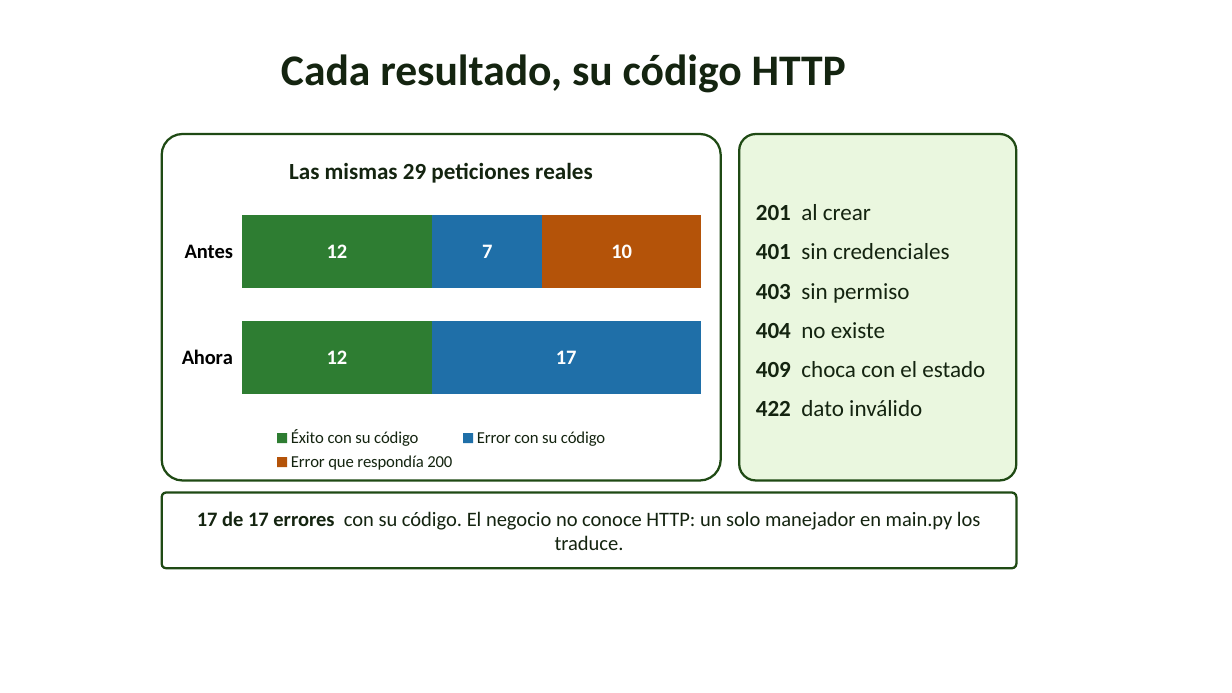
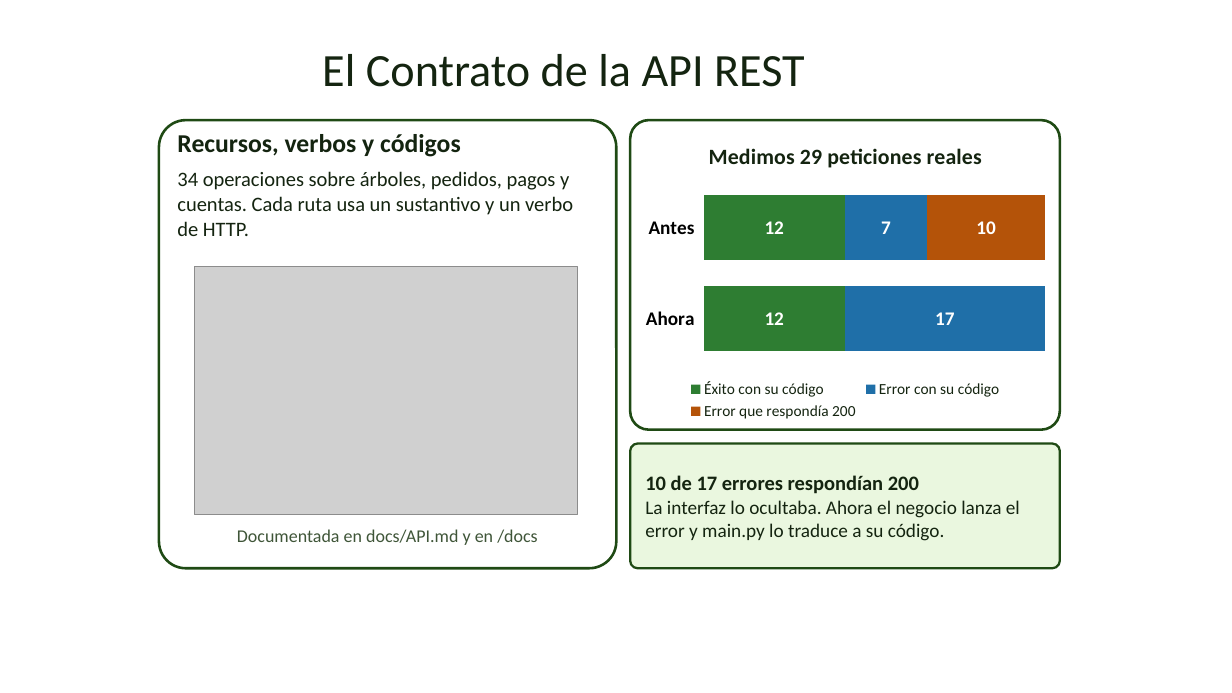
Before and after one commit to arrobaaas/agro-colab, a slide deck: slide 4 of docs/Presentacion_Hito2.pptx. Drawn at 1232x693 pixels with LibreOffice and Linux fonts; fonts in the diff are those of the drawing; grey boxes stand for pictures; background and template pictures are left out. Boxes give left, top, right and bottom in pixels: in the first picture for what was removed or moved away, otherwise in the second. Text is boxed around its words. In the diff, an @@ line names an element or a change of style, - is before the commit and + after.

Commit message:
docs: presentación del Hito 2 con el formato del Hito 1

```diff
--- a/docs/Presentacion_Hito2.pptx
+++ b/docs/Presentacion_Hito2.pptx
@@ title at bbox=[322, 54, 805, 87]: text changed; size 34 to 36 pt; bold off @@
-Cada resultado, su código HTTP
+El Contrato de la API REST
@@ rounded rectangle: place and size @@
-rounded rectangle at bbox=[162, 134, 721, 481]
+rounded rectangle at bbox=[159, 120, 616, 568]
@@ rounded rectangle at bbox=[159, 120, 616, 568]: fill #FFFFFF to #FFFFFF at 88% opacity; outline #1F4A14 1.75 pt to #1F4A14 2 pt @@
@@ text added at bbox=[177, 134, 461, 157], 20 pt, text #142410, bold @@
+Recursos, verbos y códigos
@@ rounded rectangle: place and size @@
-rounded rectangle at bbox=[739, 134, 1017, 481]
+rounded rectangle at bbox=[630, 120, 1060, 430]
@@ rounded rectangle at bbox=[630, 120, 1060, 430]: fill #EAF7DF to #FFFFFF at 88% opacity; outline #1F4A14 1.75 pt to #1F4A14 2 pt @@
@@ bar stacked chart at bbox=[638, 126, 1054, 424] @@
@@ title "Las mismas 29 peticiones reales" to "Medimos 29 peticiones reales" @@
@@ data labels of Éxito con su código changed @@
@@ data labels of Error con su código changed @@
@@ data labels of Error que respondía 200 changed @@
@@ legend changed @@
@@ category axis changed @@
@@ bar spacing changed @@
@@ bar stacked chart: place and size @@
-bar stacked chart at bbox=[171, 139, 712, 476]
+bar stacked chart at bbox=[638, 126, 1054, 424]
@@ text added at bbox=[177, 171, 573, 236], 16 pt, text #142410 @@
+34 operaciones sobre árboles, pedidos, pagos y cuentas. Cada ruta usa un sustantivo y un verbo de HTTP.
@@ text removed at bbox=[756, 204, 985, 416] @@
-201 al crear
-401 sin credenciales
-403 sin permiso
-404 no existe
-409 choca con el estado
-422 dato inválido
@@ picture added at bbox=[194, 266, 578, 515] @@
@@ rounded rectangle added at bbox=[630, 444, 1060, 568], fill #EAF7DF, outline #1F4A14 1.75 pt, 15 pt, text #142410 @@
+10 de 17 errores respondían 200
+La interfaz lo ocultaba. Ahora el negocio lanza el error y main.py lo traduce a su código.
@@ rounded rectangle removed at bbox=[162, 493, 1017, 568] @@
-17 de 17 errores con su código. El negocio no conoce HTTP: un solo manejador en main.py los traduce.
@@ text added at bbox=[237, 529, 537, 545], 14 pt, text #3F5538 @@
+Documentada en docs/API.md y en /docs
```
Also in this commit, not shown: 5 other slides changed, 4 slides added, 2 slides removed, 1 other file.
